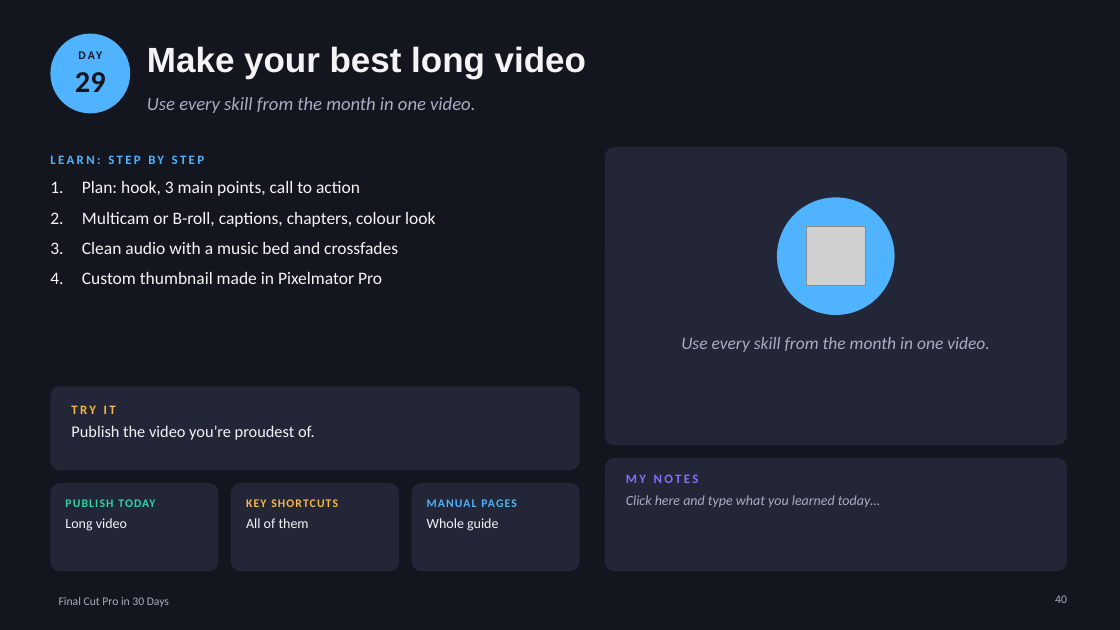
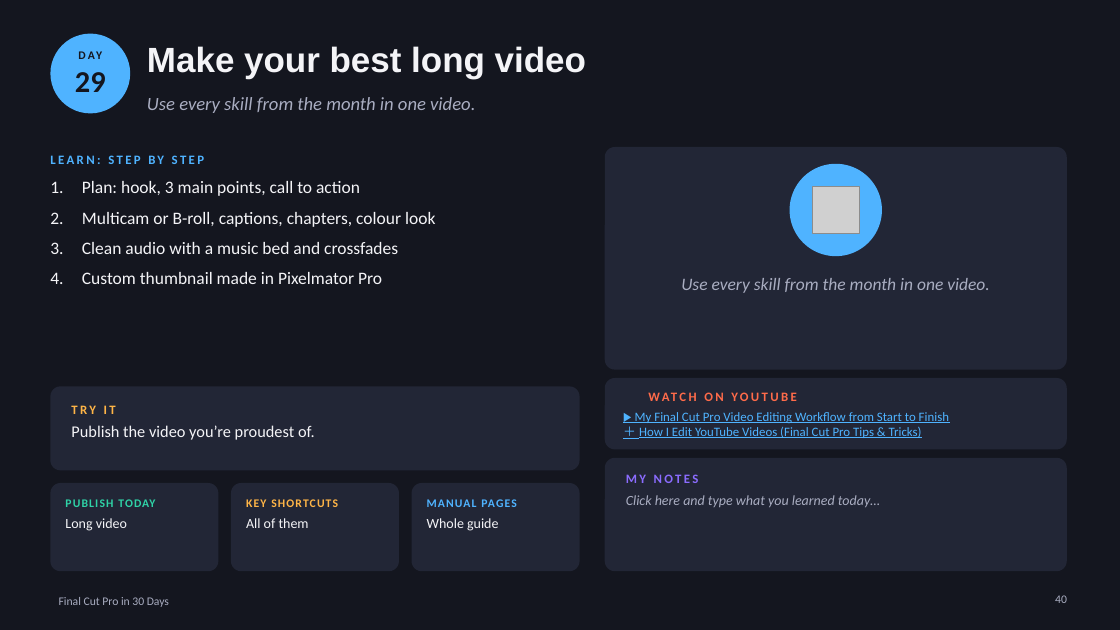
Before and after one commit to p00047575/test5, a slide deck: slide 40 of fcp-book/FCP-30-Day-Book.pptx. Drawn at 1120x630 pixels with LibreOffice and Linux fonts; fonts in the diff are those of the drawing; grey boxes stand for pictures; background and template pictures are left out. Boxes give left, top, right and bottom in pixels: in the first picture for what was removed or moved away, otherwise in the second. Text is boxed around its words. In the diff, an @@ line names an element or a change of style, - is before the commit and + after.

```diff
--- a/fcp-book/FCP-30-Day-Book.pptx
+++ b/fcp-book/FCP-30-Day-Book.pptx
@@ rounded rectangle: place and size @@
-rounded rectangle at box(605, 147, 1067, 445)
+rounded rectangle at box(605, 147, 1067, 370)
@@ rounded rectangle at box(605, 147, 1067, 370): proportions changed @@
@@ ellipse: place and size @@
-ellipse at box(777, 197, 895, 315)
+ellipse at box(790, 164, 882, 256)
@@ picture: place and size @@
-picture at box(807, 227, 865, 286)
+picture at box(812, 187, 860, 234)
@@ text "Use every skill from the ...": place and size @@
-text "Use every skill from the ..." at box(681, 337, 989, 352)
+text "Use every skill from the ..." at box(681, 278, 989, 293)
@@ rounded rectangle added at box(605, 378, 1067, 450), fill #222636 @@
@@ text added at box(649, 384, 901, 409), 11 pt, text #FF6B4A, bold @@
+WATCH ON YOUTUBE
@@ text added at box(635, 412, 949, 438), 11 pt, text #4FB3FF, underline @@
+▶ My Final Cut Pro Video Editing Workflow from Start to Finish
+＋ How I Edit YouTube Videos (Final Cut Pro Tips & Tricks)
```
Also in this commit, not shown: 29 other slides changed, 2 other files.
